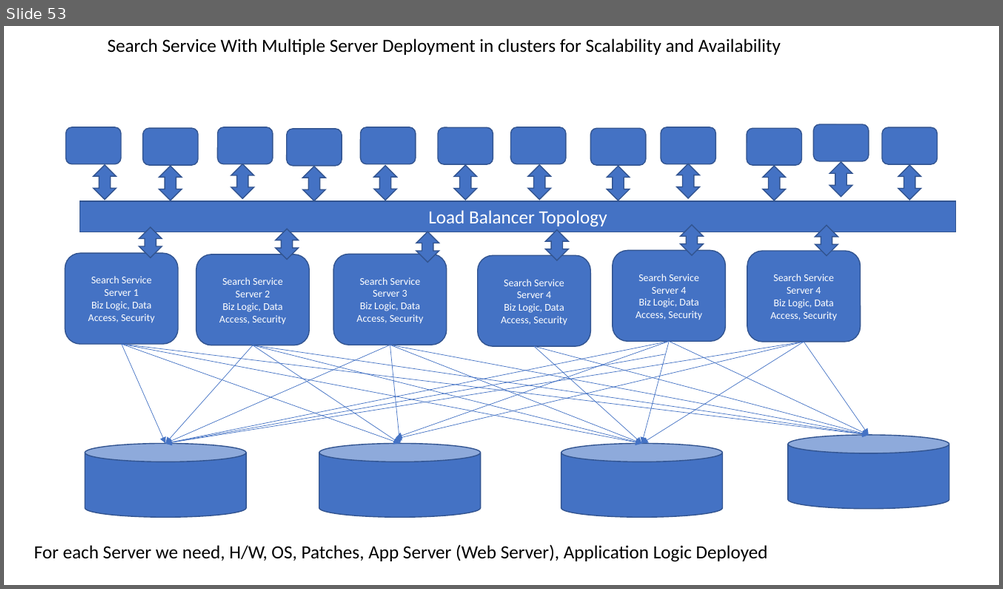
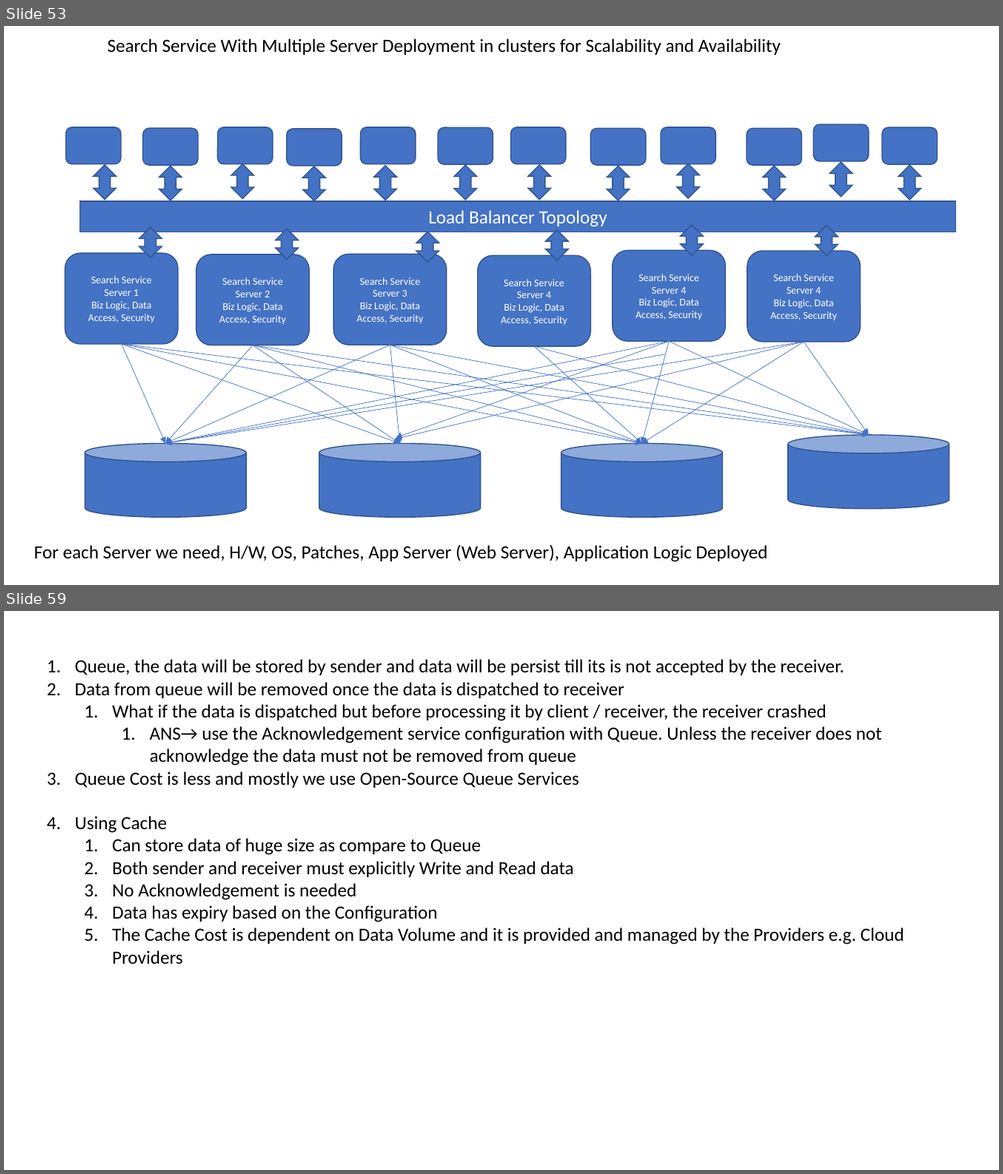
Before and after one commit to maheshsabnis/blazemarch2021, a slide deck: SpotPPTs.pptx. Shown one above the other, each under a label of ours: slide 53 before the commit, slides 53 and 59 after it; the slides between them are not shown. The pictures are 1003x589 and 1003x1174 pixels, drawn with LibreOffice and Linux fonts; fonts in the diff are those of the drawing. Boxes give left, top, right and bottom in pixels: in the first picture for what was removed or moved away, otherwise in the second. Text is boxed around its words. In the diff, an @@ line names an element or a change of style, - is before the commit and + after.

```diff
--- a/SpotPPTs.pptx
+++ b/SpotPPTs.pptx
@@ slide 59 added at (4,611,999,1170), background #FFFFFF @@
@@ text added at (75,659,904,965), 18 pt, text #000000 @@
+1. Queue, the data will be stored by sender and data will be persist till its is not accepted by the receiver.
+2. Data from queue will be removed once the data is dispatched to receiver
+  1. What if the data is dispatched but before processing it by client / receiver, the receiver crashed
+    1. ANS→ use the Acknowledgement service configuration with Queue. Unless the receiver does not acknowledge the data must not be removed from queue
+3. Queue Cost is less and mostly we use Open-Source Queue Services
+4. Using Cache
+  1. Can store data of huge size as compare to Queue
+  2. Both sender and receiver must explicitly Write and Read data
+  3. No Acknowledgement is needed
+  4. Data has expiry based on the Configuration
+  5. The Cache Cost is dependent on Data Volume and it is provided and managed by the Providers e.g. Cloud Providers
```
Also in this commit, not shown: 1 slide changed, 7 other slides added, 30 other files.
